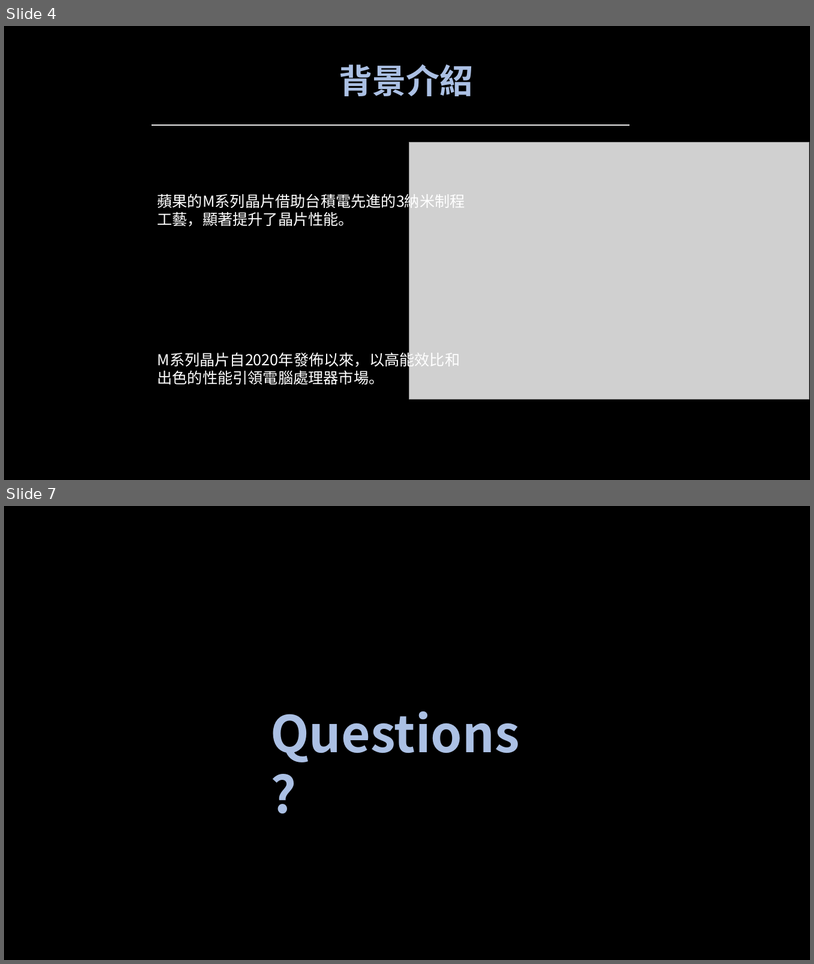
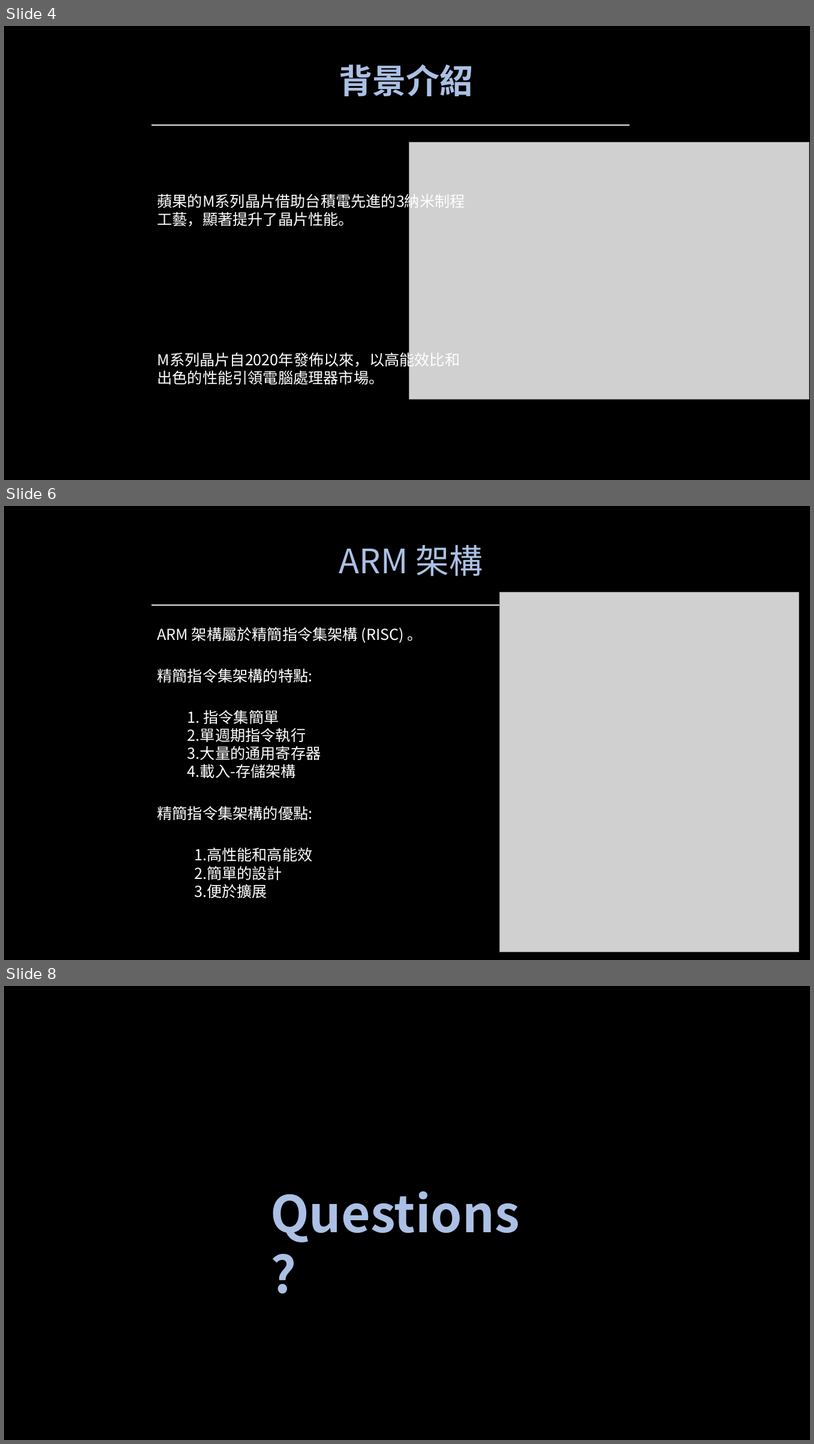
Before and after one commit to miaoyinnu/Apple, a slide deck: Apple.pptx. Shown one above the other, each under a label of ours: slides 4 and 7 before the commit, slides 4, 6 and 8 after it; the slides between them are not shown. The pictures are 814x964 and 814x1444 pixels, drawn with LibreOffice and Linux fonts; fonts in the diff are those of the drawing; grey boxes stand for pictures. Boxes give left, top, right and bottom in pixels: in the first picture for what was removed or moved away, otherwise in the second. Text is boxed around its words. In the diff, an @@ line names an element or a change of style, - is before the commit and + after.

```diff
--- a/Apple.pptx
+++ b/Apple.pptx
@@ slide 6 added at [4, 506, 810, 960], background #000000 @@
@@ text added at [339, 545, 483, 576], 40 pt, text gradient #F6F8FC to #ABC0E4 to #C7D5ED @@
+ARM 架構
@@ picture added at [500, 592, 800, 952] @@
@@ line added from (152, 605) to (630, 605), #E7E6E6 1.25 pt @@
@@ text added at [158, 627, 423, 643], 18 pt, text #FFFFFF @@
+ARM 架構屬於精簡指令集架構 (RISC) 。
@@ text added at [157, 668, 312, 682], 18 pt, text #FFFFFF @@
+精簡指令集架構的特點:
@@ text added at [188, 709, 321, 778], 18 pt, text #FFFFFF @@
+1. 指令集簡單
+2.單週期指令執行
+3.大量的通用寄存器
+4.載入-存儲架構
@@ text added at [157, 805, 312, 820], 18 pt, text #FFFFFF @@
+精簡指令集架構的優點:
@@ text added at [194, 847, 312, 898], 18 pt, text #FFFFFF @@
+1.高性能和高能效
+2.簡單的設計
+3.便於擴展
@@ what was slide 7 is now slide 8 @@
```
Also in this commit, not shown: 2 slides changed.
